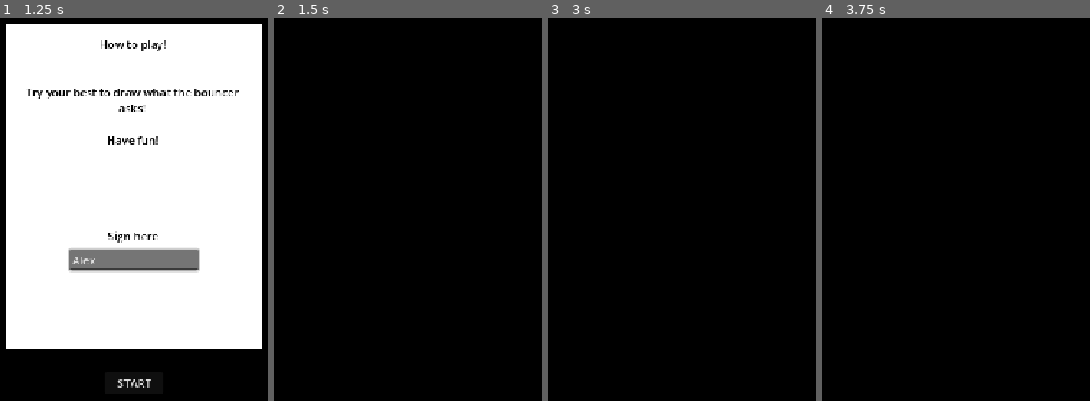
Above: before the commit, frames 1-4 (left to right).
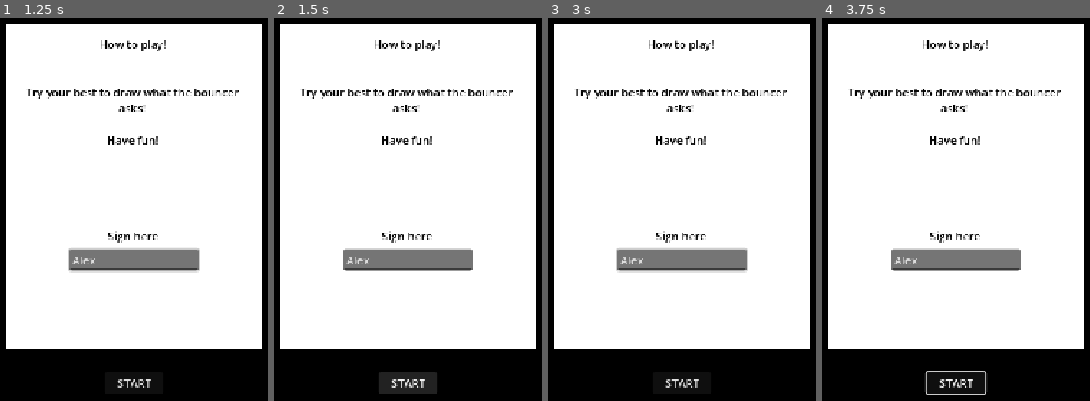
Above: after the commit, the same moments.

Repository: jyatch/bouncer-game
Game: Godot game, scene res://Scenes/HowToPlay.tscn
Two runs of this game, one before a commit and one after it. Both use one fixed random seed, a clock stepped at 60 frames per second and the inputs below. This scene is started directly instead of the project's main scene.
Inputs (mouse positions are in pixels of both pictures, inside the frame that each line leads up to):
- Up to frame 1 (1.25 s): click (134, 259) at 0.52 s; type "Alex" at 0.6 s
- Up to frame 2 (1.5 s): click "START" at 1.25 s
- Up to frame 3 (3 s): click (682, 381) at 2 s, where only the run after the commit has a clickable "START"; tap Enter at 2.75 s; move the mouse to (outside the picture) at 2.77 s; hold Up from 2.78 s (still down); tap Z at 2.85 s; click (outside the picture) at 2.92 s
- Up to frame 4 (3.75 s): tap Space at 3.02, 3.5 s; move the mouse to (outside the picture) at 3.52 s; release Up at 3.53 s; hold Down from 3.53 s (still down); tap C at 3.6 s

Frame 1 is identical in both runs. In frame 2, 82% of the frame differs, in the area x 2-98%, y 1-99%; in frame 3, 81%; in frame 4, 81%.

Commit message:
deleted old main scene

Diff:
--- a/Scenes/HowToPlay.tscn
+++ b/Scenes/HowToPlay.tscn
@@ -1,7 +1,6 @@
 [gd_scene format=3 uid="uid://c7iau3nky63kh"]
 
-[ext_resource type="Script" uid="uid://dtpdxblatirtv" path="res://scripts/how_to_play.gd" id="1_wbcyv"]
-[ext_resource type="PackedScene" uid="uid://co7sa2h6u5raj" path="res://Scenes/Main.tscn" id="2_0mtfm"]
+[ext_resource type="Script" uid="uid://cuhly4c4a4lm7" path="res://scripts/how_to_play.gd" id="1_wbcyv"]
 
 [sub_resource type="CanvasTexture" id="CanvasTexture_yi6e2"]
 
@@ -13,7 +12,6 @@
 grow_horizontal = 2
 grow_vertical = 2
 script = ExtResource("1_wbcyv")
-game_scene = ExtResource("2_0mtfm")
 start_button = NodePath("StartButton")
 name_input = NodePath("TextureRect/NameInput")
 
--- a/Scenes/Main.tscn
+++ /dev/null
@@ -1,3 +0,0 @@
-[gd_scene format=3 uid="uid://co7sa2h6u5raj"]
-
-[node name="Node2D" type="Node2D" unique_id=1064176562]
